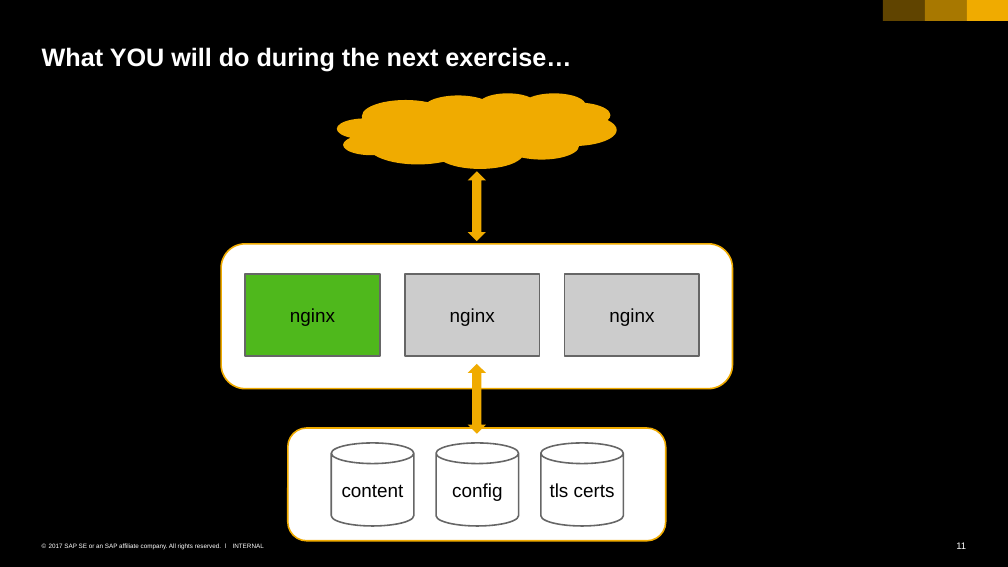
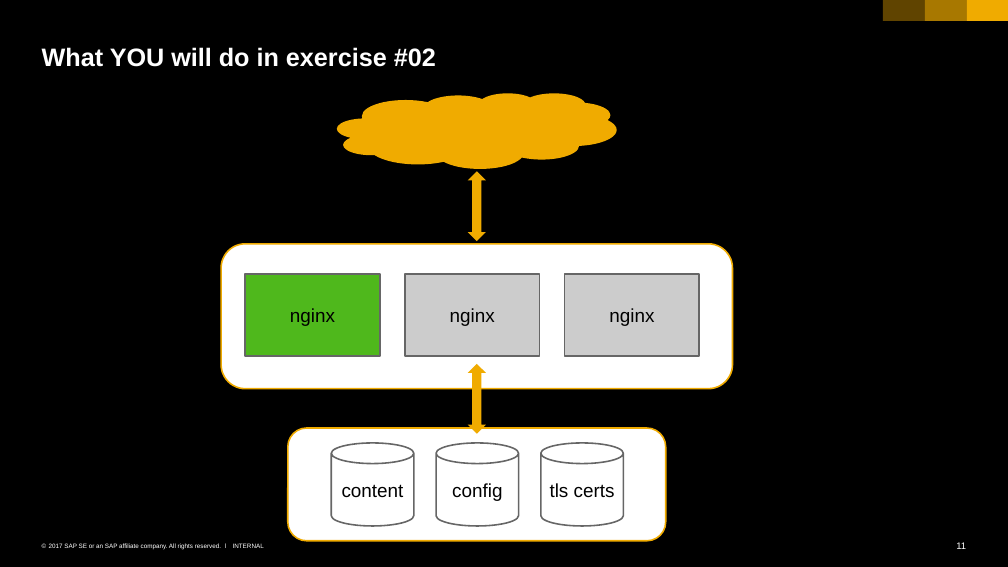
Before and after one commit to cuijiyao01/docker-k8s-training, a slide deck: slide 11 of kubernetes/02_namespaces_pods.pptx. Drawn at 1008x567 pixels with LibreOffice and Linux fonts; fonts in the diff are those of the drawing. Boxes give left, top, right and bottom in pixels: in the first picture for what was removed or moved away, otherwise in the second. Text is boxed around its words. In the diff, an @@ line names an element or a change of style, - is before the commit and + after.

```diff
--- a/kubernetes/02_namespaces_pods.pptx
+++ b/kubernetes/02_namespaces_pods.pptx
@@ title at (42, 47, 436, 67): text changed @@
-What YOU will do during the next exercise…
+What YOU will do in exercise #02
```
Also in this commit, not shown: 1 slide added, 1 slide removed.
